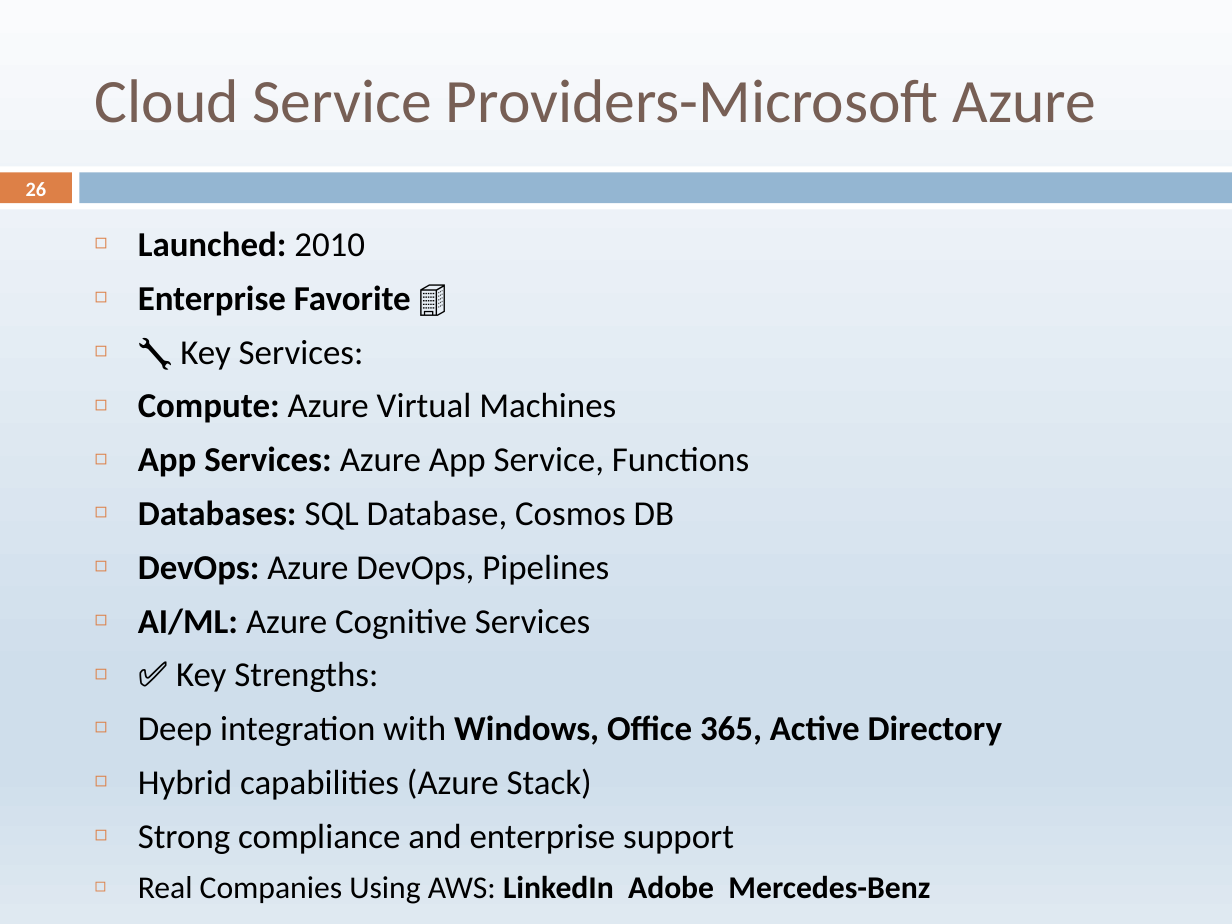
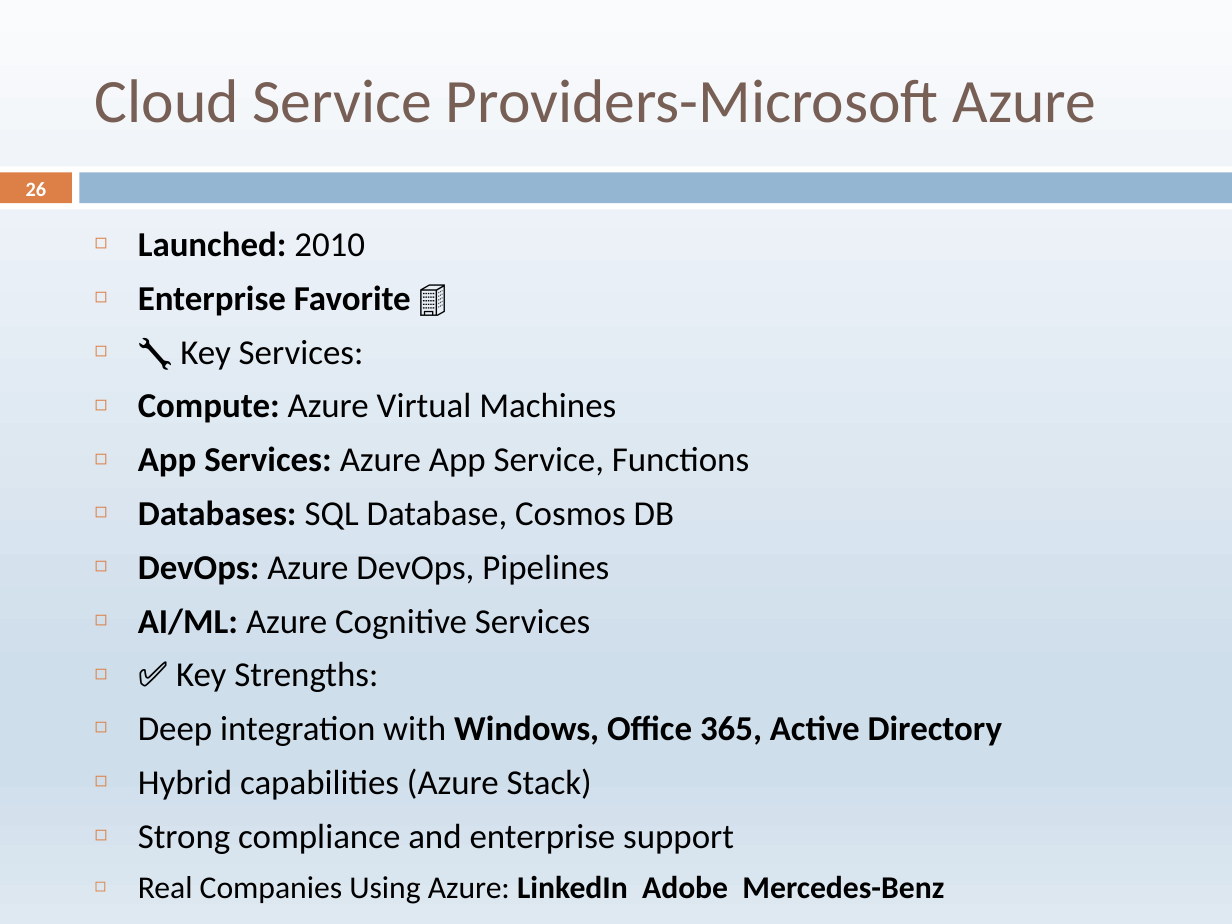
Before and after one commit to ADMDOTNETANGULAR/adm-dotnet-angular, a slide deck: slide 26 of Week-12/Cloud-Computing.pptx. Drawn at 1232x924 pixels with LibreOffice and Linux fonts; fonts in the diff are those of the drawing. Boxes give left, top, right and bottom in pixels: in the first picture for what was removed or moved away, otherwise in the second. Text is boxed around its words. In the diff, an @@ line names an element or a change of style, - is before the commit and + after.

```diff
--- a/Week-12/Cloud-Computing.pptx
+++ b/Week-12/Cloud-Computing.pptx
@@ text at <box>138,875,944,904</box>: text changed @@
-◻ Real Companies Using AWS: LinkedIn Adobe Mercedes-Benz
+◻ Real Companies Using Azure: LinkedIn Adobe Mercedes-Benz
```
Also in this commit, not shown: 1 other slide changed, 1 other file.
